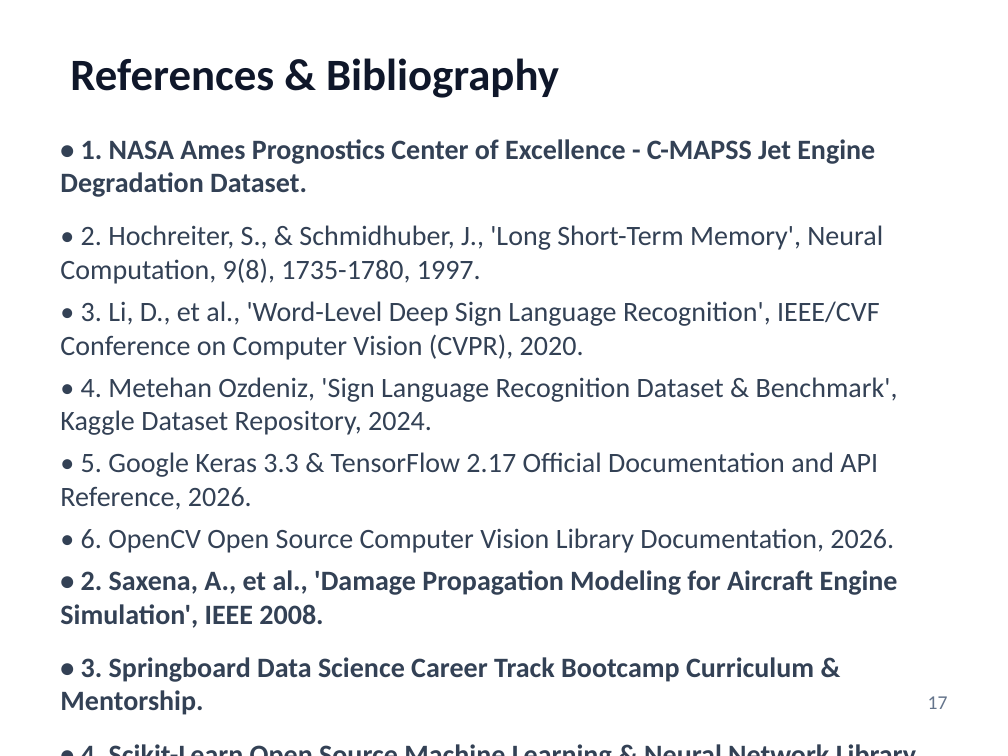
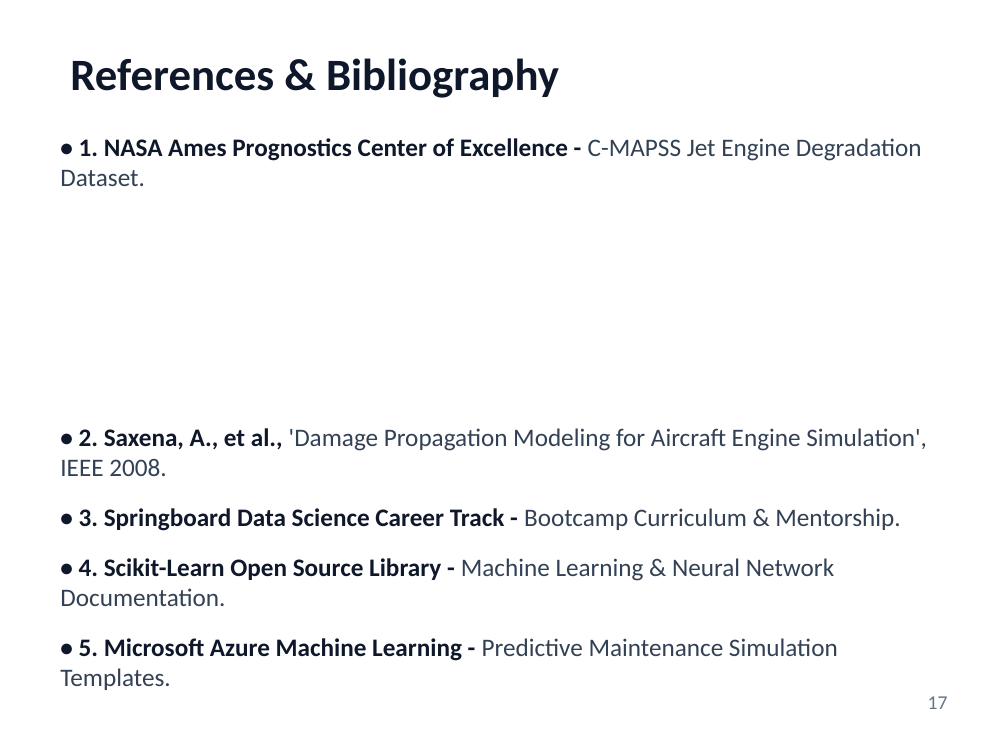
Before and after one commit to PiyushTiwari2051/Predictive-Master, a slide deck: slide 17 of Internship Presentation PPTs Template Final.pptx. Drawn at 1008x756 pixels with LibreOffice and Linux fonts; fonts in the diff are those of the drawing. Boxes give left, top, right and bottom in pixels: in the first picture for what was removed or moved away, otherwise in the second. Text is boxed around its words. In the diff, an @@ line names an element or a change of style, - is before the commit and + after.

Commit message:
Update presentation with bold bullet headers and 1:1 SLR capstone styling

```diff
--- a/Internship Presentation PPTs Template Final.pptx
+++ b/Internship Presentation PPTs Template Final.pptx
@@ text at (60,138,927,476): size 20 to 18 pt in "• 1. NASA Ames Prognostics Center of ...", "• 2. Saxena, A., et al., 'Damage ..."; text colour #334155 to #0F172A in "• 1. NASA Ames Prognostics Center of ...", "• 2. Saxena, A., et al.,"; bold off in "C-MAPSS Jet Engine Degradation Dataset.", "'Damage Propagation Modeling for Aircraft Engine Simulation' ..." @@
@@ text at (60,225,898,553): paragraphs removed @@
-• 2. Hochreiter, S., & Schmidhuber, J., 'Long Short-Term Memory', Neural Computation, 9(8), 1735-1780, 1997.
-• 3. Li, D., et al., 'Word-Level Deep Sign Language Recognition', IEEE/CVF Conference on Computer Vision (CVPR), 2020.
-• 4. Metehan Ozdeniz, 'Sign Language Recognition Dataset & Benchmark', Kaggle Dataset Repository, 2024.
-• 5. Google Keras 3.3 & TensorFlow 2.17 Official Documentation and API Reference, 2026.
-• 6. OpenCV Open Source Computer Vision Library Documentation, 2026.
@@ text at (60,508,900,661): text changed; size 20 to 18 pt; bold off @@
-• 3. Springboard Data Science Career Track Bootcamp Curriculum & Mentorship.
-• 4. Scikit-Learn Open Source Machine Learning & Neural Network Library Documentation.
-• 5. Microsoft Azure Machine Learning Predictive Maintenance Simulation Templates.
+• 3. Springboard Data Science Career Track - Bootcamp Curriculum & Mentorship.
+• 4. Scikit-Learn Open Source Library - Machine Learning & Neural Network Documentation.
+• 5. Microsoft Azure Machine Learning - Predictive Maintenance Simulation Templates.
```
Also in this commit, not shown: 15 other slides changed, 1 other file.
